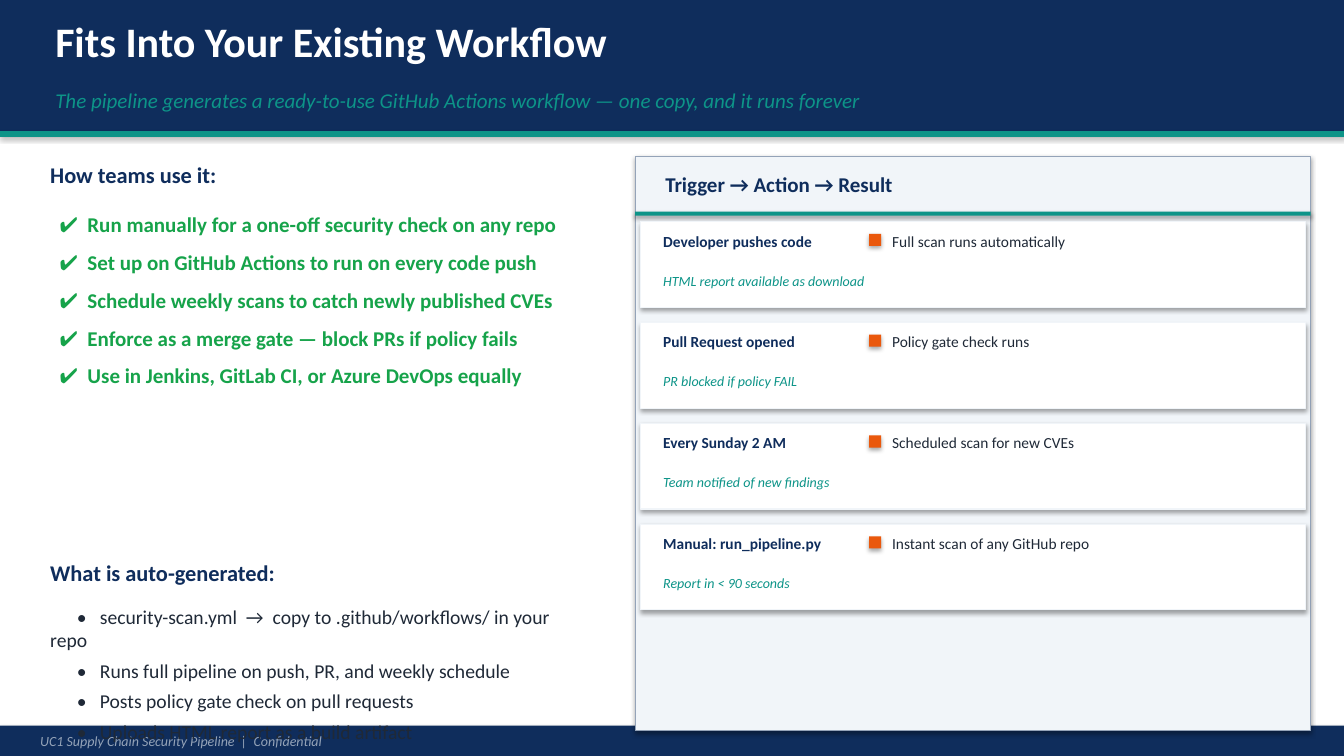
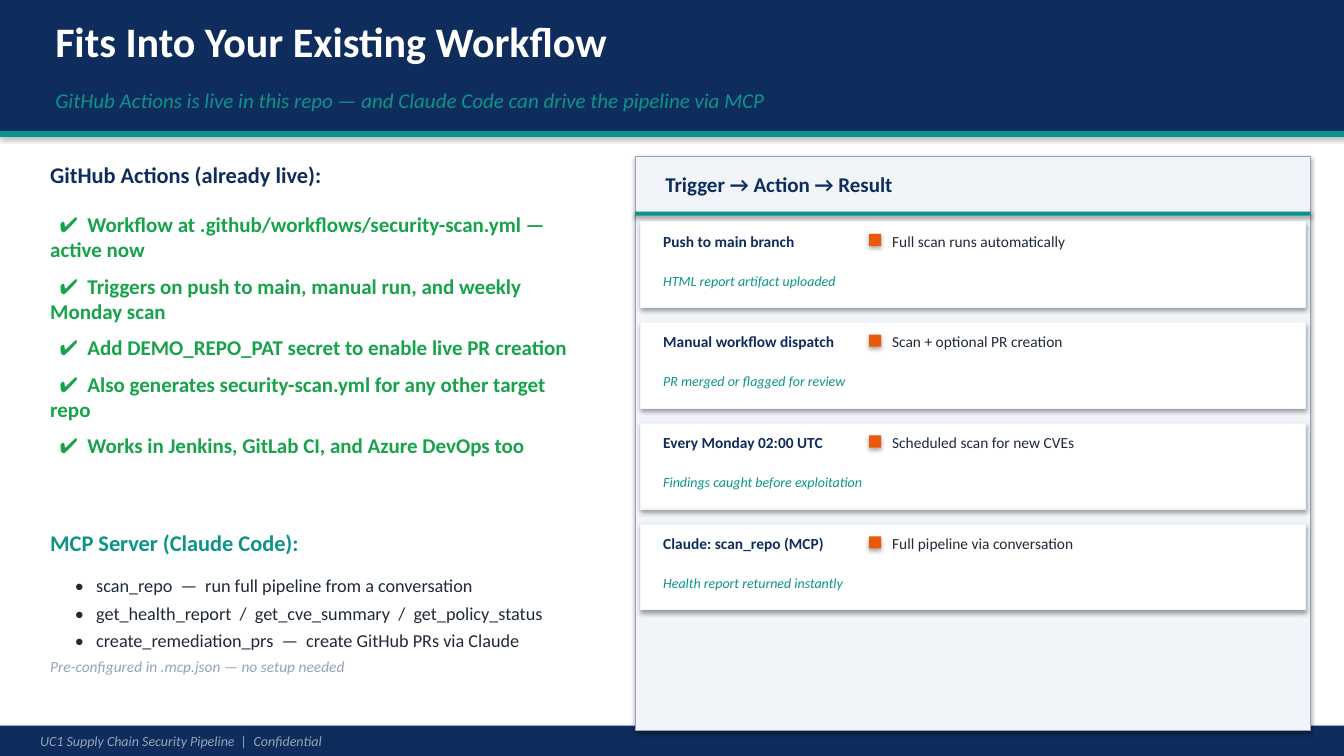
Before and after one commit to SRGuptthha/uc1-pipeline, a slide deck: slide 12 of UC1_Security_Pipeline_Demo.pptx. Drawn at 1344x756 pixels with LibreOffice and Linux fonts; fonts in the diff are those of the drawing. Boxes give left, top, right and bottom in pixels: in the first picture for what was removed or moved away, otherwise in the second. Text is boxed around its words. In the diff, an @@ line names an element or a change of style, - is before the commit and + after.

```diff
--- a/UC1_Security_Pipeline_Demo.pptx
+++ b/UC1_Security_Pipeline_Demo.pptx
@@ text at [55, 93, 764, 111]: text changed @@
-The pipeline generates a ready-to-use GitHub Actions workflow — one copy, and it runs forever
+GitHub Actions is live in this repo — and Claude Code can drive the pipeline via MCP
@@ text at [50, 166, 322, 187]: text changed @@
-How teams use it:
+GitHub Actions (already live):
@@ text at [50, 217, 567, 457]: text changed @@
-✔ Run manually for a one-off security check on any repo
-✔ Set up on GitHub Actions to run on every code push
-✔ Schedule weekly scans to catch newly published CVEs
-✔ Enforce as a merge gate — block PRs if policy fails
-✔ Use in Jenkins, GitLab CI, or Azure DevOps equally
+✔ Workflow at .github/workflows/security-scan.yml — active now
+✔ Triggers on push to main, manual run, and weekly Monday scan
+✔ Add DEMO_REPO_PAT secret to enable live PR creation
+✔ Also generates security-scan.yml for any other target repo
+✔ Works in Jenkins, GitLab CI, and Azure DevOps too
@@ text at [663, 236, 794, 247]: text changed @@
-Developer pushes code
+Push to main branch
@@ text at [663, 276, 836, 289]: text changed @@
-HTML report available as download
+HTML report artifact uploaded
@@ text at [663, 336, 834, 350]: text changed @@
-Pull Request opened
+Manual workflow dispatch
@@ text at [892, 336, 1062, 350]: text changed @@
-Policy gate check runs
+Scan + optional PR creation
@@ text at [663, 376, 845, 389]: text changed @@
-PR blocked if policy FAIL
+PR merged or flagged for review
@@ text at [663, 437, 823, 451]: text changed @@
-Every Sunday 2 AM
+Every Monday 02:00 UTC
@@ text at [663, 477, 862, 490]: text changed @@
-Team notified of new findings
+Findings caught before exploitation
@@ text at [50, 534, 298, 554]: text changed; text colour #0F2D5C to #0D9488 @@
-What is auto-generated:
+MCP Server (Claude Code):
@@ text at [663, 537, 823, 552]: text changed @@
-Manual: run_pipeline.py
+Claude: scan_repo (MCP)
@@ text at [892, 538, 1073, 552]: text changed @@
-Instant scan of any GitHub repo
+Full pipeline via conversation
@@ text at [50, 579, 543, 675]: text changed; size 14 to 13 pt @@
-• security-scan.yml → copy to .github/workflows/ in your repo
-• Runs full pipeline on push, PR, and weekly schedule
-• Posts policy gate check on pull requests
-• Uploads HTML report as a build artifact
+• scan_repo — run full pipeline from a conversation
+• get_health_report / get_cve_summary / get_policy_status
+• create_remediation_prs — create GitHub PRs via Claude
+Pre-configured in .mcp.json — no setup needed
@@ text at [663, 578, 842, 590]: text changed @@
-Report in < 90 seconds
+Health report returned instantly
```
Also in this commit, not shown: 2 other slides changed, 13 other files.
